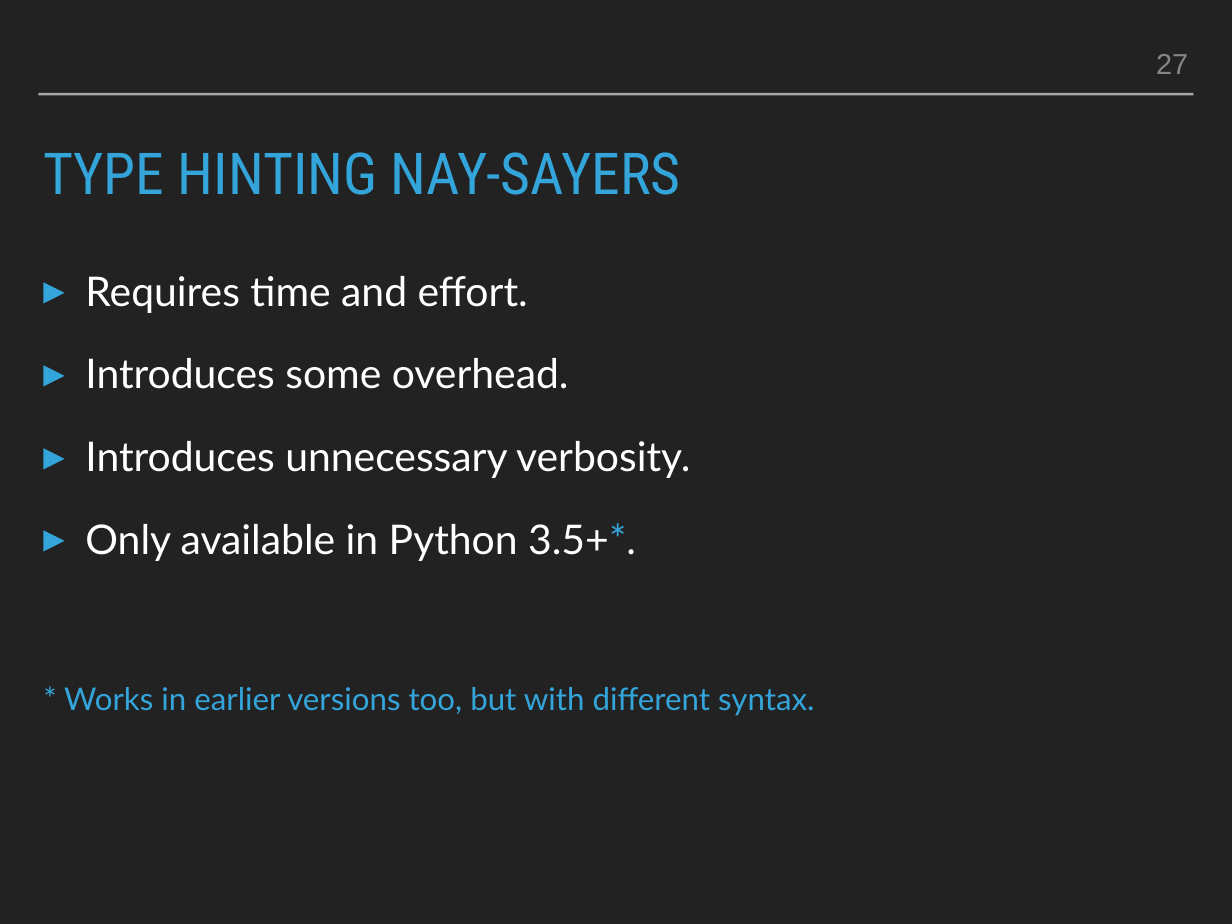
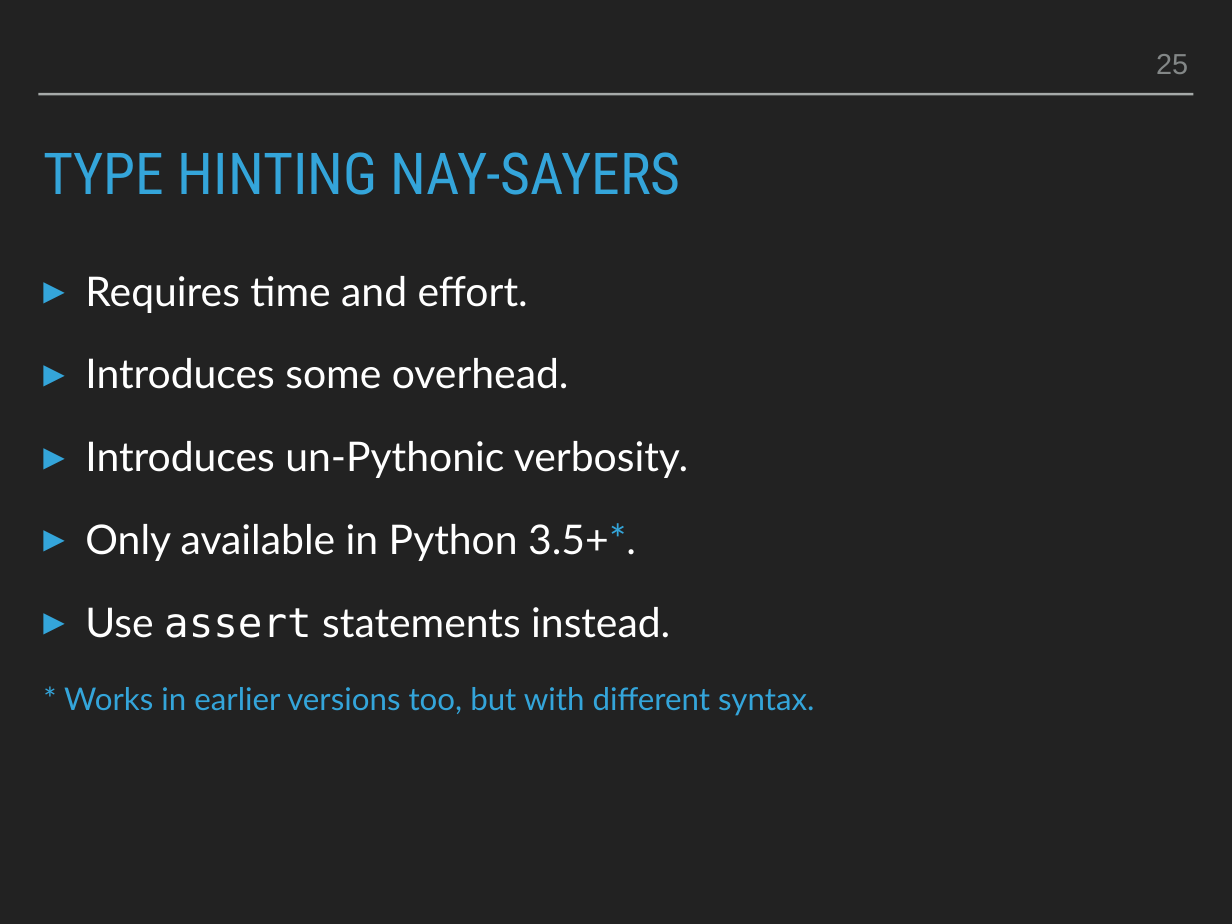
Before and after one commit to smu095/presentations, a slide deck: slide 25 of python101/slides/python101.pptx (slide 27 before the commit). Drawn at 1232x924 pixels with LibreOffice and Linux fonts; fonts in the diff are those of the drawing. Boxes give left, top, right and bottom in pixels: in the first picture for what was removed or moved away, otherwise in the second. Text is boxed around its words. In the diff, an @@ line names an element or a change of style, - is before the commit and + after.

```diff
--- a/python101/slides/python101.pptx
+++ b/python101/slides/python101.pptx
@@ page number at [1156,54,1188,74]: text changed @@
-27
+25
@@ text at [85,441,688,478]: text changed @@
-▸ Introduces unnecessary verbosity.
+▸ Introduces un-Pythonic verbosity.
@@ text at [85,607,670,638]: paragraph added @@
+▸ Use assert statements instead.
```
Also in this commit, not shown: 7 other slides changed, 2 slides added, 3 slides removed, 1 other file.
